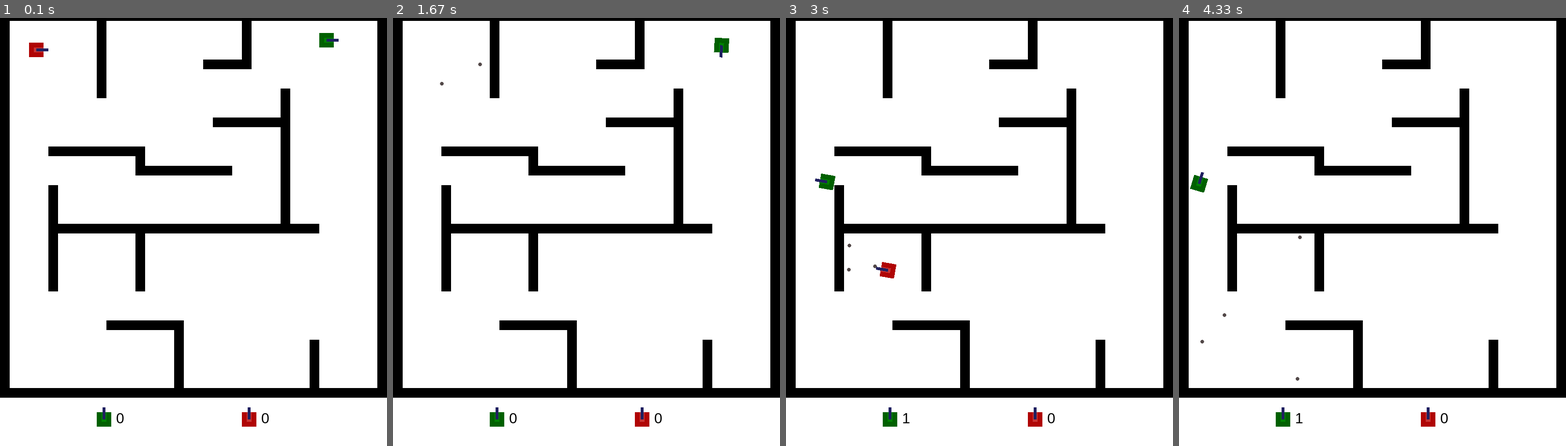
Above: before the commit, frames 1-4 (left to right).
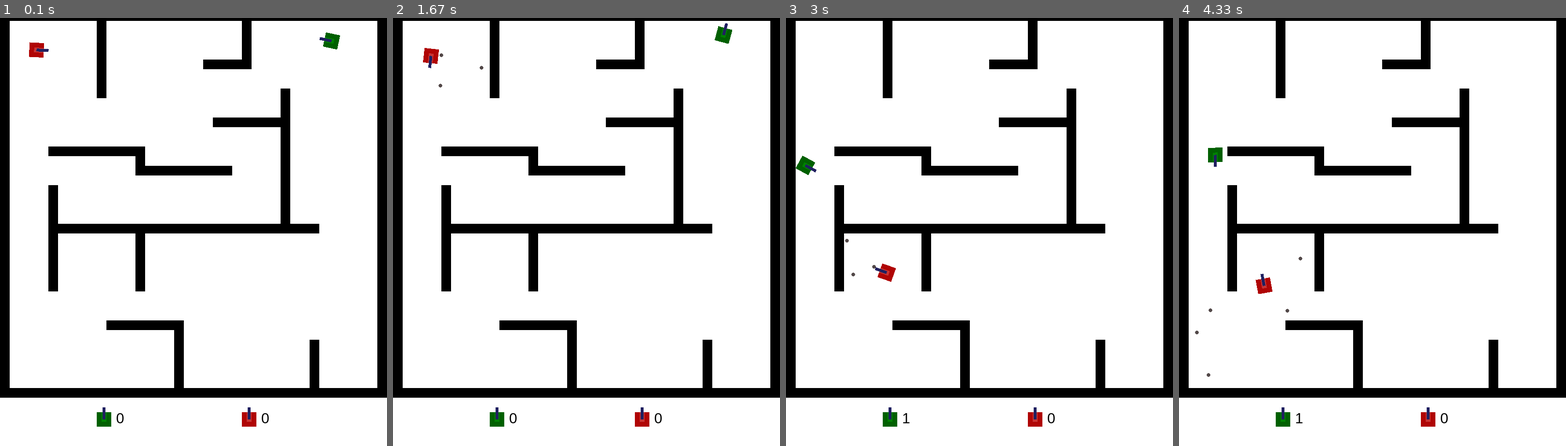
Above: after the commit, the same moments.

Repository: will-hd/Tank-Trouble
Game: pygame game, started from run.py
Two runs of this game, one before a commit and one after it. Both use one fixed random seed, a clock stepped at 60 frames per second and the inputs below.
Inputs:
- Up to frame 1 (0.1 s): no input
- Up to frame 2 (1.67 s): tap F at 0.33, 0.73, 1.03, 1.23 s; hold Right 0.67-1.13 s; hold D 0.67-1.13 s; hold Up 1.17-1.47 s; hold W 1.17-1.47 s
- Up to frame 3 (3 s): hold Left 2-2.53 s; hold A 2-2.53 s; tap F at 2.07, 2.37, 2.63, 2.97 s; hold Down 2.57-2.87 s; hold S 2.57-2.87 s; hold Left from 2.9 s (still down); hold A from 2.9 s (still down)
- Up to frame 4 (4.33 s): tap F at 3.27, 3.4, 3.8, 4.1 s; release Left at 3.3 s; release A at 3.3 s; hold Up 3.33-3.7 s; hold W 3.33-3.7 s; hold Right from 3.73 s (still down); hold D from 3.73 s (still down)

The runs differ from the first frame. In frame 1, 0.1% of the frame differs, in the area x 7-88%, y 3-10%; in frame 2, 0.4%; in frame 3, 0.4%; in frame 4, 0.5%, in the area x 2-32%, y 30-85%.

Commit message:
feat: initial angle of tanks is random

Diff:
--- a/run.py
+++ b/run.py
@@ -23,32 +23,40 @@
         self.backdrop.fill(constants.WHITE)
         self.backdrop_box = self.screen.get_rect()
 
+        # Sprite groups
         self.tank_group = pygame.sprite.Group()
         self.wall_group = pygame.sprite.Group()
         self.all_bullet_group = pygame.sprite.Group()
 
         self.create_map()
+        self.create_tanks()
+        self.create_score_display()
 
-        self.tanks = [Tank(game=self, PLAYER_ID=0, INIT_POSITION=self.TANK_INIT_POSITIONS[0]),
-                        Tank(game=self, PLAYER_ID=1, INIT_POSITION=self.TANK_INIT_POSITIONS[1])]
-        # self.tank1 = Tank(game=self, PLAYER_ID=0)
-        # self.tank2 = Tank(game=self, PLAYER_ID=1)
+    def create_tanks(self):
+        self.tanks = [
+            Tank(game=self, PLAYER_ID=0,
+            init_position=self.TANK_INIT_POSITIONS[0], init_angle=random.randrange(0, 360)),
+            Tank(game=self, PLAYER_ID=1,
+            init_position=self.TANK_INIT_POSITIONS[1], init_angle=random.randrange(0, 360))
+            ]
         self.tanks_score = [0, 0]
         self.tanks_alive = [True, True]
 
-        self.setup_score_display()
+    def reset(self):
+        """
+        Removes all bullets, sets all tanks alive and gives them a new starting
+        position from the list of possible starting positions for the map.
+        """
+        pygame.time.delay(1000)
 
-
-    def reset(self):
-        pygame.time.delay(1000)
         self.all_bullet_group.empty()
         starting_pos = random.sample(self.TANK_INIT_POSITIONS, 2)
+
         for tank in self.tanks:
             tank.tanks_bullet_group.empty()
             if not tank.IS_ALIVE:
                 self.tank_group.add(tank)
                 tank.IS_ALIVE = True
-
             tank.position = pygame.math.Vector2(starting_pos[tank.PLAYER_ID])
 
     def run(self):
@@ -87,6 +95,7 @@
                 self.tanks_score = [sum(pair) for pair in zip(self.tanks_score, dscore)]
                 self.reset()
 
+            ###### Uncomment if wanting to see rect "hitboxes" ######
             # for tank in self.tank_group:
             #     pygame.draw.rect(self.screen, (0, 0, 0), (*tank.rect.topleft, *tank.image.get_size()), 1)
 
@@ -95,29 +104,26 @@
 
             pygame.display.flip()
 
-
-    def setup_score_display(self):
-        self.score_tank1 = pygame.Surface([30, 40], pygame.SRCALPHA)
-        pygame.draw.rect(self.score_tank1, constants.TANK_COLORS[0][0], (0, 10, 30, 30))
-        pygame.draw.rect(self.score_tank1, constants.TANK_COLORS[0][1], (10, 10, 10, 20))
-        pygame.draw.rect(self.score_tank1, constants.TANK_COLORS[0][2], (12, 0, 6, 25))
-
-
-        self.score_tank2 = pygame.Surface([30, 40], pygame.SRCALPHA)
-        pygame.draw.rect(self.score_tank2, constants.TANK_COLORS[1][0], (0, 10, 30, 30))
-        pygame.draw.rect(self.score_tank2, constants.TANK_COLORS[1][1], (10, 10, 10, 20))
-        pygame.draw.rect(self.score_tank2, constants.TANK_COLORS[1][2], (12, 0, 6, 25))
-
-
+    def create_score_display(self):
+        """
+        Creates tank drawings for use in scoreboard.
+        """
+        self.scoreboard_tank1 = pygame.Surface([30, 40], pygame.SRCALPHA)
+        pygame.draw.rect(self.scoreboard_tank1, constants.TANK_COLORS[0][0], (0, 10, 30, 30))
+        pygame.draw.rect(self.scoreboard_tank1, constants.TANK_COLORS[0][1], (10, 10, 10, 20))
+        pygame.draw.rect(self.scoreboard_tank1, constants.TANK_COLORS[0][2], (12, 0, 6, 25))
+        self.scoreboard_tank2 = pygame.Surface([30, 40], pygame.SRCALPHA)
+        pygame.draw.rect(self.scoreboard_tank2, constants.TANK_COLORS[1][0], (0, 10, 30, 30))
+        pygame.draw.rect(self.scoreboard_tank2, constants.TANK_COLORS[1][1], (10, 10, 10, 20))
+        pygame.draw.rect(self.scoreboard_tank2, constants.TANK_COLORS[1][2], (12, 0, 6, 25))
 
     def display_score(self):
         score1 = font.render(f"{self.tanks_score[0]}", 1, constants.BLACK)
         score2 = font.render(f"{self.tanks_score[1]}", 1, constants.BLACK)
         self.screen.blit(score1, (240, 825))
         self.screen.blit(score2, (540, 825))
-        self.screen.blit(self.score_tank1, (200, 820))
-        self.screen.blit(self.score_tank2, (500, 820))
-
+        self.screen.blit(self.scoreboard_tank1, (200, 820))
+        self.screen.blit(self.scoreboard_tank2, (500, 820))
 
     def create_map(self):
         self.TANK_INIT_POSITIONS = []
@@ -127,7 +133,6 @@
                     wall.Wall(self.wall_group, col, row)
                 if tile == 2:
                     self.TANK_INIT_POSITIONS.append((col*constants.BLOCKSIZE, row*constants.BLOCKSIZE))
-
 
     def end_screen(self):
         END_RUNNING = True
--- a/tank.py
+++ b/tank.py
@@ -6,18 +6,18 @@
 vector = pygame.math.Vector2
 
 class Tank(pygame.sprite.Sprite):
-    def __init__(self, game, PLAYER_ID, INIT_POSITION) -> None:
+    def __init__(self, game, PLAYER_ID, init_position, init_angle) -> None:
         self.game = game
         self.PLAYER_ID = PLAYER_ID
         super().__init__(self.game.tank_group)
         self.tanks_bullet_group = pygame.sprite.Group()
 
-        self.position = vector(INIT_POSITION)
+        self.position = vector(init_position)
 
         self.init_image()
 
         self.dpos = vector(0, 0)
-        self.angle = 0
+        self.angle = init_angle
         self.direction = vector(1, 0)
         self.rotation_offset = 0
 
